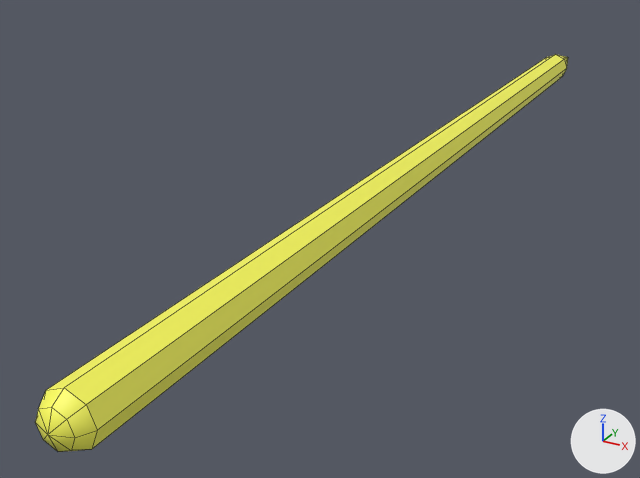
Two versions of the FBX model Assets/Arte/Models/Aulas/Lapiz 3.fbx, one commit apart.
Rendered twice from a camera (50 mm lens) standing at (6.3449, -3.0511, 0.0565) and looking at (6.2704, -2.9156, -0.0113). The lights are fixed; the arrows at lower right show +X, +Y and +Z. The first picture is the older version. Mesh edges are drawn as thin lines. Where no turn or scale is listed for an object, it has been applied to the vertices.

Names of what the first picture shows: 'Lapiz_3'.
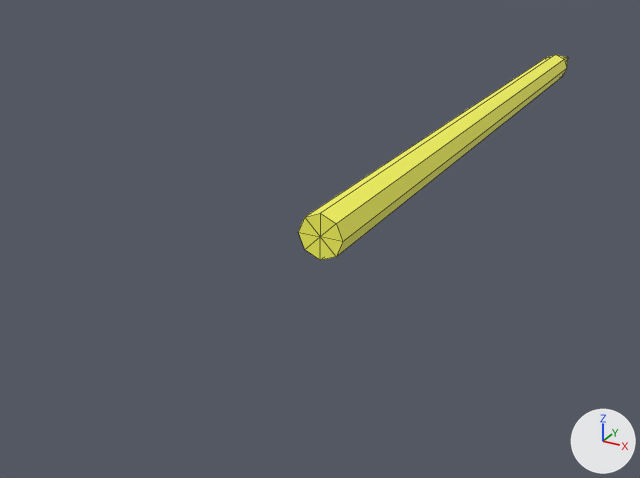
The newer file is also turned or shifted as a whole; pictures and numbers use the older file's frame.

Changed parts and their boxes [x1, y1, x2, y2] in the pictures (640 x 478 px; the box of a moved part takes in the faces that stretch with it):
'Lapiz_3', reshaped (49% narrower, 48% shorter): before [35, 55, 568, 452]; after [298, 55, 568, 260]
part 1 of me_mesh, moved or reshaped: before [35, 96, 511, 452]; after [298, 96, 511, 260]

The change, as a diff of the scene's bpy script:
```diff
--- a/Assets/Arte/Models/Aulas/Lapiz 3.fbx.py
+++ b/Assets/Arte/Models/Aulas/Lapiz 3.fbx.py
@@ me_mesh @@
 # used by ob_lapiz_3; location = (6.2859, -2.8999, 0.0031)
-me_mesh.from_pydata(...)  # 34 vertices, 36 faces; spans x -0.004..0.004, y -0.1..0.1, z -0.004..0.004
+me_mesh.from_pydata(...)  # 26 vertices, 28 faces; spans x -0.004..0.004, y -0.044..0.1, z -0.004..0.004
+# me_mesh part 1
+# 17 vertices are removed from x -0.004..0.004, y -0.1..-0.097, z -0.004..0.004
+# 24 faces are deleted
+# 9 vertices are added at x -0.004..0.004, y -0.044, z -0.004..0.004
+# 16 new faces join them
 me_mesh.materials.append(mat_m_utiles)
```
